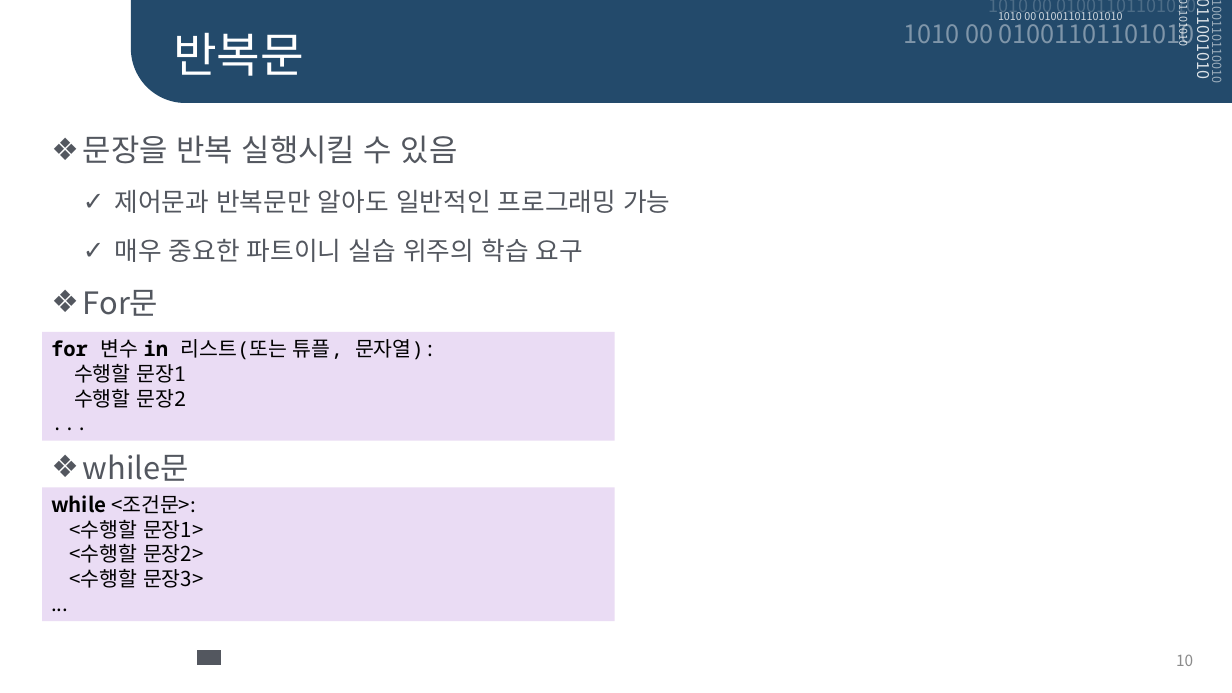
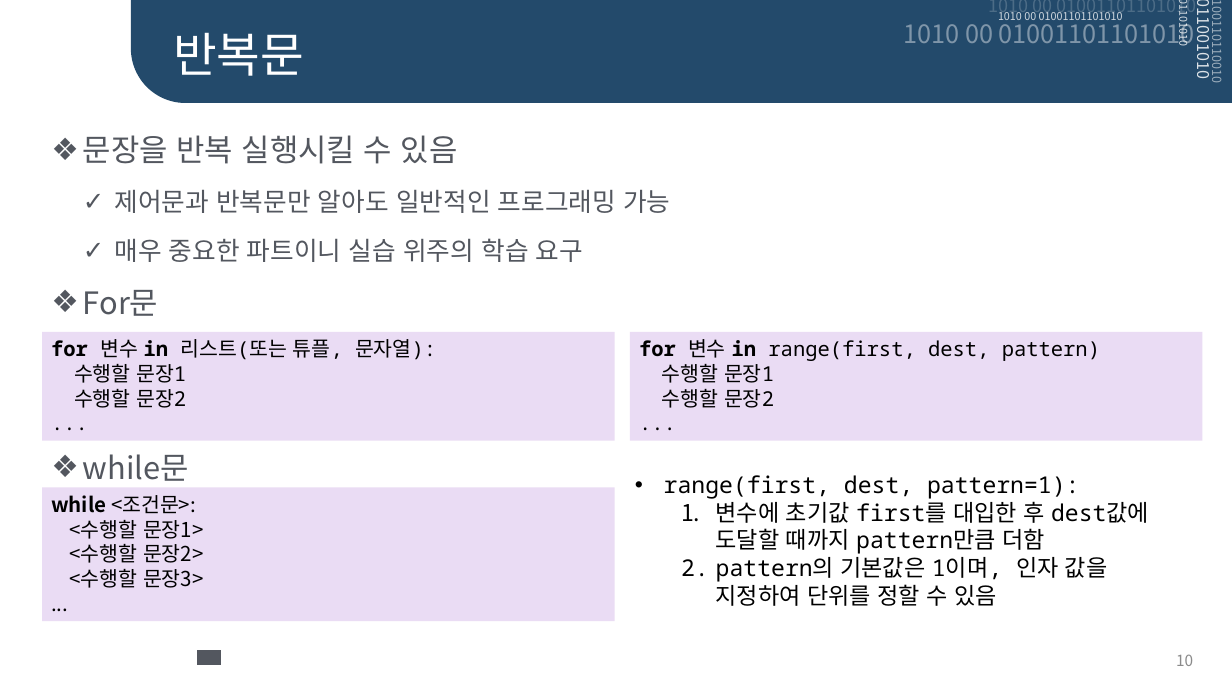
Before and after one commit to CPSSOpenSource/CPSS----, a slide deck: slide 10 of Python/Python 기초 강의 3주차.pptx. Drawn at 1232x693 pixels with LibreOffice and Linux fonts; fonts in the diff are those of the drawing; background and template pictures are left out. Boxes give left, top, right and bottom in pixels: in the first picture for what was removed or moved away, otherwise in the second. Text is boxed around its words. In the diff, an @@ line names an element or a change of style, - is before the commit and + after.

```diff
--- a/Python/Python 기초 강의 3주차.pptx
+++ b/Python/Python 기초 강의 3주차.pptx
@@ rectangle added at [630,332,1203,441], fill #EADCF4, 16 pt, text #000000 @@
+for 변수 in range(first, dest, pattern)
+수행할 문장1
+수행할 문장2
+...
@@ text added at [664,475,1149,606], 18 pt, text #000000 @@
+• range(first, dest, pattern=1):
+  1. 변수에 초기값 first를 대입한 후 dest값에 도달할 때까지 pattern만큼 더함
+  2. pattern의 기본값은 1이며, 인자 값을 지정하여 단위를 정할 수 있음
```
Also in this commit, not shown: 1 other file.
